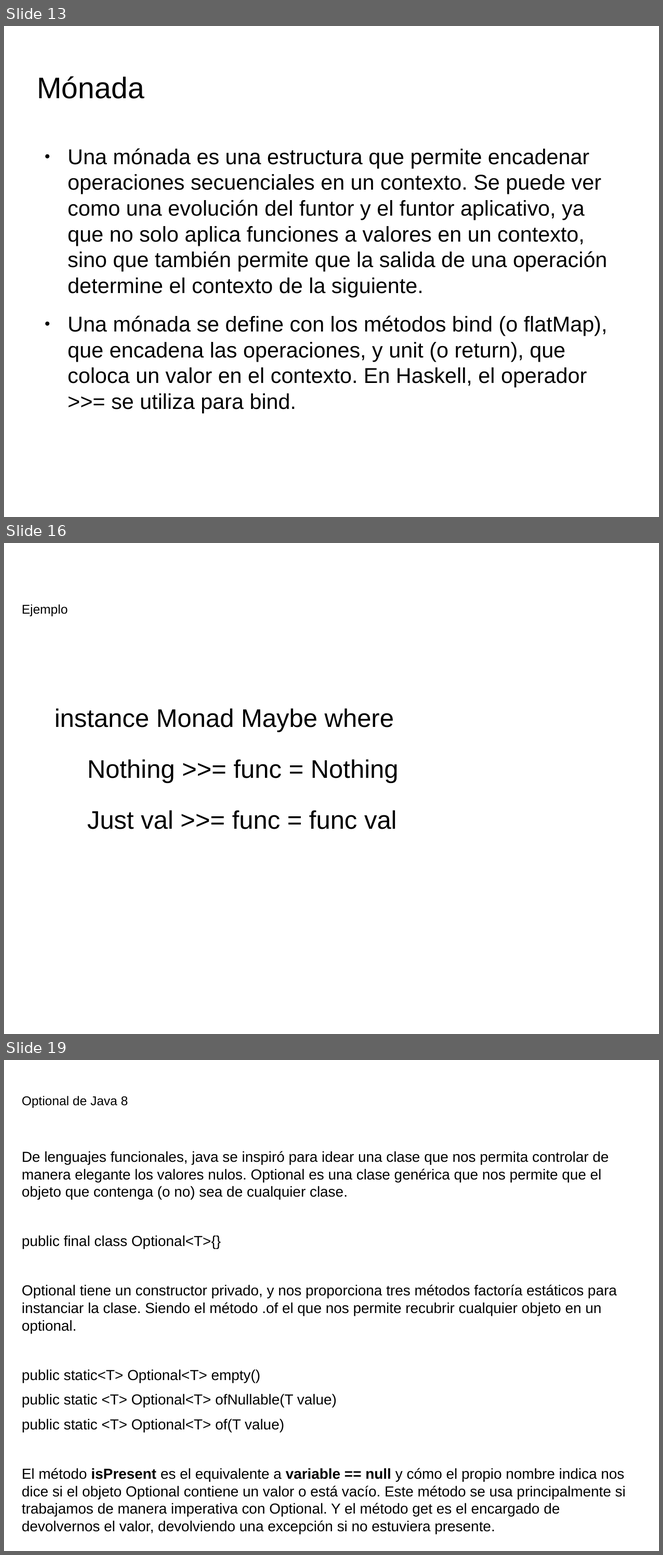
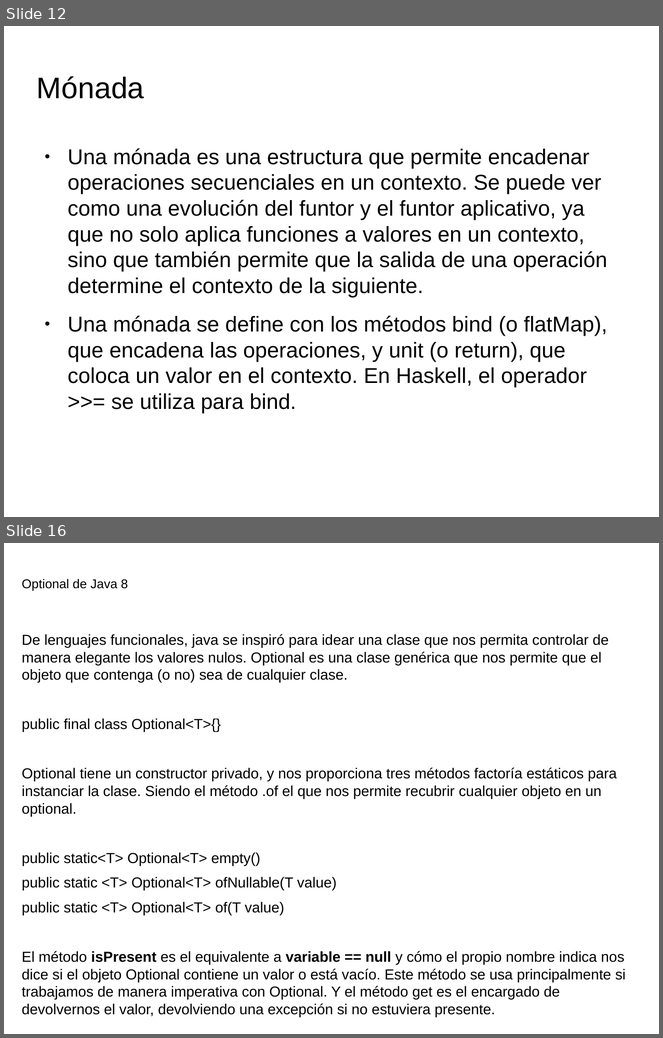
Before and after one commit to totis023/paradigmaUAP2025, a slide deck: funcional/clase5.pptx. Shown one above the other, each under a label of ours: slides 13, 16 and 19 before the commit, slides 12 and 16 after it; the slides between them are not shown. The pictures are 663x1555 and 663x1038 pixels, drawn with LibreOffice and Linux fonts; fonts in the diff are those of the drawing; background and template pictures are left out. Boxes give left, top, right and bottom in pixels: in the first picture for what was removed or moved away, otherwise in the second. Text is boxed around its words. In the diff, an @@ line names an element or a change of style, - is before the commit and + after.

Commit message:
monadas

```diff
--- a/funcional/clase5.pptx
+++ b/funcional/clase5.pptx
@@ slide 16 removed at bbox=[4, 543, 659, 1034], background picture (left out) @@
@@ text removed at bbox=[22, 604, 68, 616] @@
-Ejemplo
@@ text removed at bbox=[54, 708, 399, 830] @@
-instance Monad Maybe where
-Nothing >>= func = Nothing
-Just val >>= func = func val
@@ what was slide 13 is now slide 12 @@
@@ what was slide 19 is now slide 16 @@
```
Also in this commit, not shown: 4 slides changed, 4 slides added, 6 other slides removed, 1 other file.
